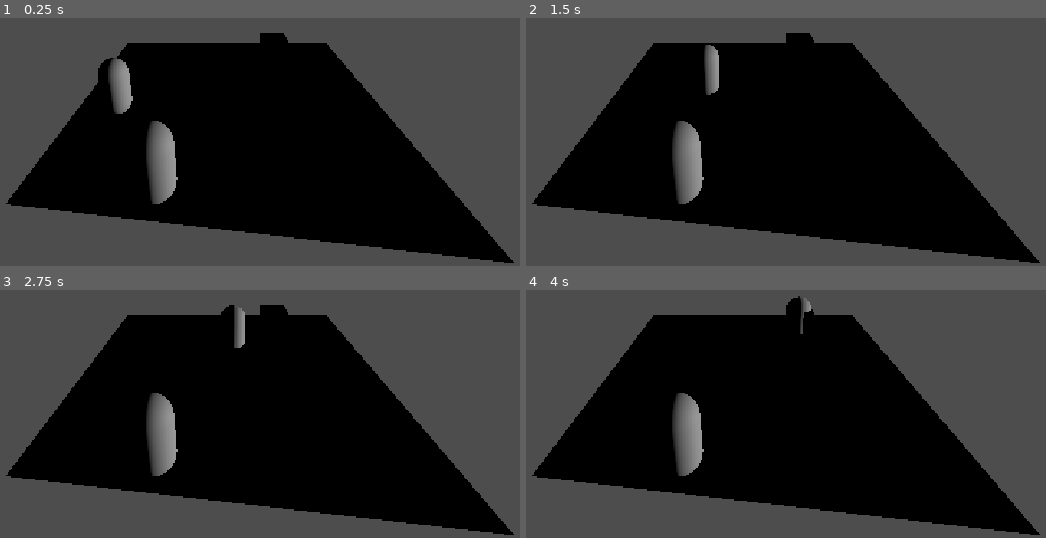
Above: before the commit, frames 1-4 (two rows, left to right).
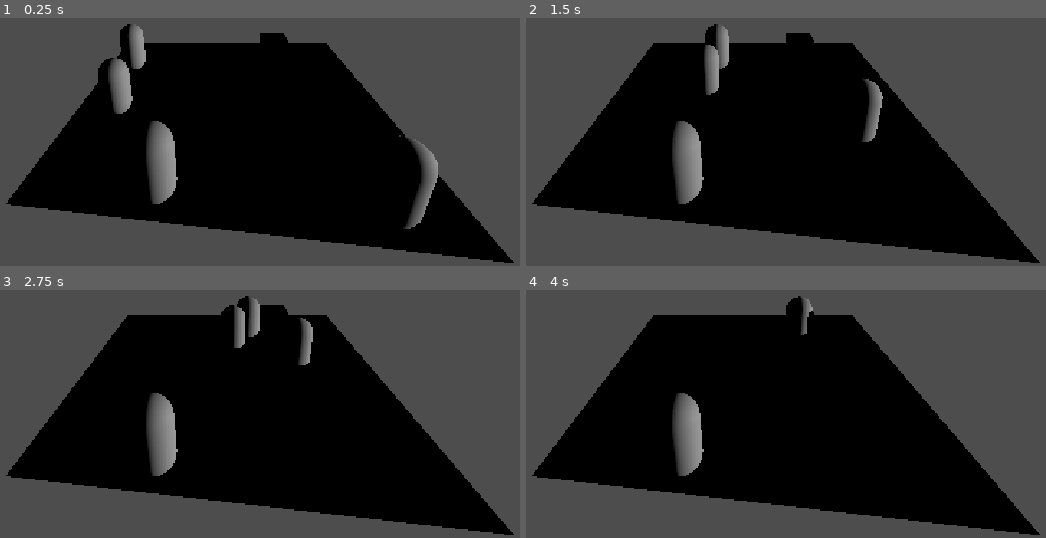
Above: after the commit, the same moments.

Repository: StevenChurchill671/realEconomy
Game: Godot game, scene res://root.tscn
Same seed, same stepped clock (60 frames per second), same inputs: the game is played once before the commit and once after it.
Inputs:
- Up to frame 1 (0.25 s): no input
- Up to frame 2 (1.5 s): no input
- Up to frame 3 (2.75 s): no input
- Up to frame 4 (4 s): no input

The runs differ from the first frame. In frame 1, 1.5% of the frame differs, in the area x 23-85%, y 2-86%; in frame 2, 1.0%; in frame 3, 0.8%; in frame 4, 0.1%.
Error in both runs: Invalid call. Nonexistent function 'setupFaction' in base 'Nil'. (res://faction_holder.gd:11)

Commit message:
Add files via upload

Diff:
--- a/real-economy/farm.gd
+++ b/real-economy/farm.gd
@@ -10,3 +10,5 @@
 
 var slotsAvailable = 4
 var workersToiling : Array[Person]
+
+var itemProduced : String = "Wheat"
--- a/real-economy/test_location.tscn
+++ b/real-economy/test_location.tscn
@@ -38,3 +38,11 @@
 personName = "Jim"
 faction = ExtResource("4_21p7k")
 employer = NodePath("../Employer")
+
+[node name="person" parent="." unique_id=1326876063 node_paths=PackedStringArray("employer") instance=ExtResource("3_0yauj")]
+transform = Transform3D(1, 0, 0, 0, 1, 0, 0, 0, 1, -4.6318502, 0.7845125, 3.554369)
+employer = NodePath("../Employer")
+
+[node name="person3" parent="." unique_id=196305057 node_paths=PackedStringArray("employer") instance=ExtResource("3_0yauj")]
+transform = Transform3D(1, 0, 0, 0, 1, 0, 0, 0, 1, 1.5787306, 1.2142849, -4.132284)
+employer = NodePath("../Employer")
